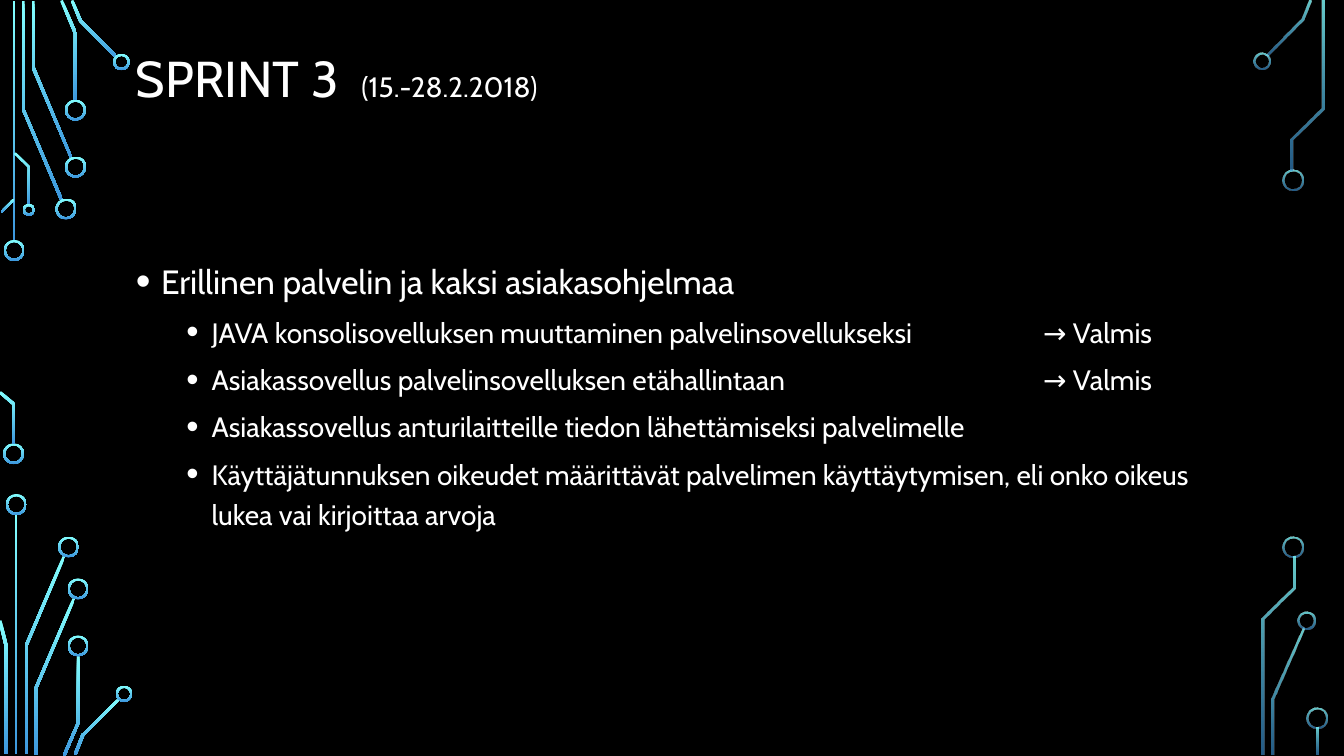
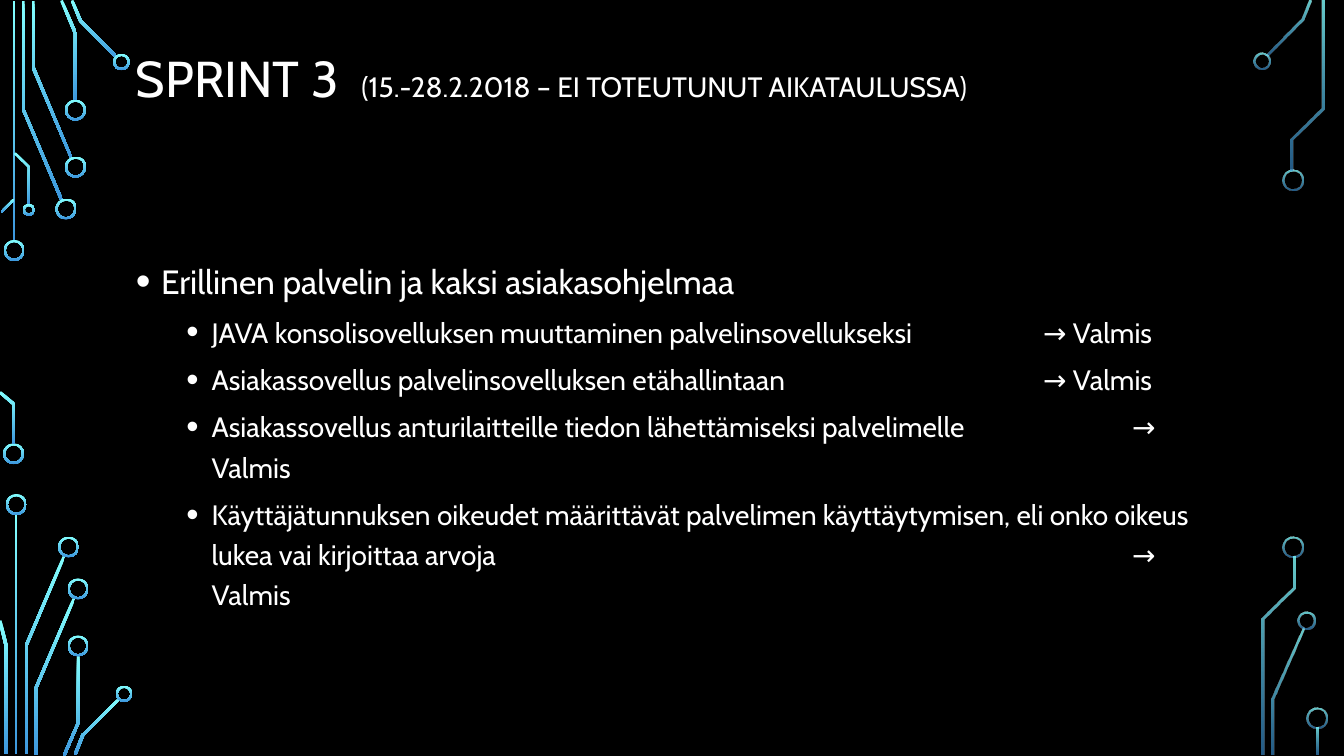
Before and after one commit to tempsens/java, a slide deck: slide 7 of java/Ryhmä 9 - Lämpötilaseuranta v4.pptx. Drawn at 1344x756 pixels with LibreOffice and Linux fonts; fonts in the diff are those of the drawing; background and template pictures are left out. Boxes give left, top, right and bottom in pixels: in the first picture for what was removed or moved away, otherwise in the second. Text is boxed around its words. In the diff, an @@ line names an element or a change of style, - is before the commit and + after.

```diff
--- a/java/Ryhmä 9 - Lämpötilaseuranta v4.pptx
+++ b/java/Ryhmä 9 - Lämpötilaseuranta v4.pptx
@@ title at (136, 61, 967, 101): text changed @@
-SPRINT 3 (15.-28.2.2018)
+SPRINT 3 (15.-28.2.2018 – EI TOTEUTUNUT AIKATAULUSSA)
@@ text at (212, 416, 1189, 606): text changed @@
-  • Asiakassovellus anturilaitteille tiedon lähettämiseksi palvelimelle
-  • Käyttäjätunnuksen oikeudet määrittävät palvelimen käyttäytymisen, eli onko oikeus lukea vai kirjoittaa arvoja
+  • Asiakassovellus anturilaitteille tiedon lähettämiseksi palvelimelle → Valmis
+  • Käyttäjätunnuksen oikeudet määrittävät palvelimen käyttäytymisen, eli onko oikeus lukea vai kirjoittaa arvoja → Valmis
```
Also in this commit, not shown: 2 other slides changed, 4 other files.
